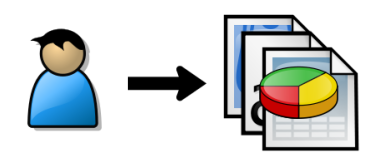
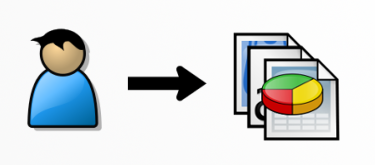
Revision of a layered 375 x 165 image; what changed, layer by layer:
painted on "files.xcf" over [223, 14, 360, 152]
painted on "Background" over [0, 0, 360, 165]
